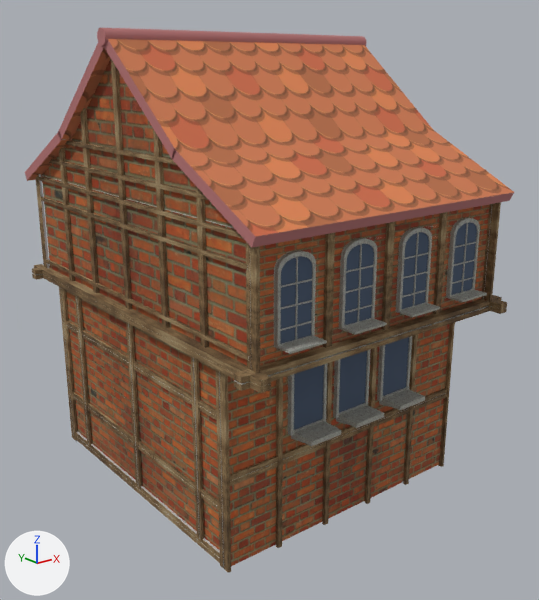
The OBJ model ProyectoFinal/ProyectoFinal/Models/Fachada/Fachada.obj as it was, and as the next commit left it.
The view is the same before and after, from a 50 mm lens placed at (-26.7, -34.4, 24.1), pointed at (1.0, 0.2, 10.2). Arrows for +X, +Y and +Z are at lower left; the lights stay in place. Where no turn or scale is listed for an object, it has been applied to the vertices. Vertices at the same position are counted once.

Before the edit, the objects in view are built like this:
```python
me_fachada = bpy.data.meshes.new('Fachada')
me_fachada.from_pydata(...)  # 2638 vertices, 4439 faces; spans x -9.2..12.2, y -11.5..13.1, z -0.3..25.9
me_fachada.materials.append(mat_fachada_initialshadinggroup)  # grey #bcbcbc
me_fachada.materials.append(mat_fachada_phong1sg)  # picture img_canyon_brown_2x3m_color_png
me_fachada.materials.append(mat_fachada_phong2sg)  # picture img_redbrick_jpg
me_fachada.materials.append(mat_fachada_phong7sg2)  # picture img_wooden_floorboards_seamless_jpg
me_fachada.materials.append(mat_fachada_initialshadinggroup2)  # grey #bcbcbc
me_fachada.materials.append(mat_fachada_initialshadinggroup5)  # grey #bcbcbc
me_fachada.materials.append(mat_fachada_phong5sg)  # picture img_concrete_png
me_fachada.materials.append(mat_fachada_phong6sg)  # picture img_cristal_png
me_fachada.materials.append(mat_fachada_phong3sg)  # picture img_roof_tile_background_vector_jpg
me_fachada.materials.append(mat_fachada_phong4sg)  # pink #b57373
me_fachada.materials.append(mat_fachada_phong7sg)  # picture img_wooden_floorboards_seamless_jpg
me_fachada.materials.append(mat_fachada_phong3sg2)  # picture img_wood_shutter1_jpg
ob_fachada = bpy.data.objects.new('Fachada', me_fachada)
ob_fachada.location = (0.0, 0.0, 0.0)
```
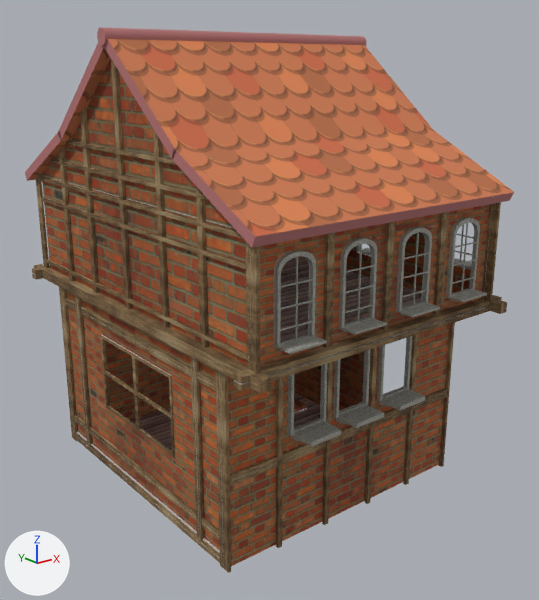
The change, as a list of edits to the scene's bpy script:
```text
Add mat_initialshadinggroup:
    mat_initialshadinggroup = principled_material('initialShadingGroup')
    mat_initialshadinggroup.base_color = (0.5, 0.5, 0.5)  # grey #bcbcbc
    mat_initialshadinggroup.roughness = 0.866
Change me_fachada:
    used by ob_fachada; location = (0.0, 0.0, 0.0)
    remove me_fachada.from_pydata(...)  # 2638 vertices, 4439 faces; spans x -9.2..12.2, y -11.5..13.1, z -0.3..25.9
    add me_fachada.from_pydata(...)  # 2558 vertices, 4341 faces; spans x -9.2..12.2, y -11.5..13.1, z -0.3..25.9
    me_fachada part 1: the loose piece of 8 vertices spanning x -8.4..-8.3, y -7.6..9.5, z 8.1..8.3 is moved by (0.0, 0.0, 1.5)
    me_fachada part 2: the loose piece of 8 vertices spanning x -8.4..-8.3, y -7.6..9.5, z 7.9..8.1 is moved by (0.0, 0.0, 1.5)
    me_fachada part 3: the loose piece of 8 vertices spanning x -8.4..-8.3, y -7.6..9.5, z 2.9..3.1 is moved by (0.0, 0.0, -1.7)
    me_fachada part 4: the loose piece of 8 vertices spanning x -8.4..-8.3, y -7.6..9.5, z 3.1..3.4 is moved by (0.0, 0.0, -1.7)
    me_fachada part 5: the loose piece of 16 vertices spanning x -4.4..-2.0, y -8.3..-8.0, z 6.1..10.4 is copied, and the copy is scaled about its middle by (0.0608, 13.6, 1.13), then moved by (-5.0, 10.9, -1.9); it spans x -8.3..-8.2, y 0.8..4.7, z 4.0..8.7
    me_fachada part 6: a new loose piece of 16 vertices spanning x -8.3..-8.2, y -3.2..0.7, z 4.0..8.7
    me_fachada part 7: 16 loose pieces with 128 vertices, spanning x -6.8..8.4, y -10.3..10.9, z 6.3..17.0, are deleted
    me_fachada part 8: 17 vertices removed from x -8.4..-8.2, y -1.9..1.1, z 0.3..10.9; 41 vertices added at x -8.3..-8.2, y -3.1..4.6, z 4.0..8.7
    me_fachada part 9: 4 vertices moved within x -1.1..1.0, y -8.1, z 6.3..10.2; 8 vertices removed from x -1.1..1.0, y -8.2..-8.1, z 6.3..10.2
    me_fachada part 10: 2 faces spanning x -8.4..-8.3, y 11.8, z 11.3..17.6 switch from mat_fachada_initialshadinggroup (grey #bcbcbc) to mat_fachada_phong1sg (picture img_canyon_brown_2x3m_color_png)
    remove me_fachada.materials.append(mat_fachada_phong6sg)  # picture img_cristal_png
    add me_fachada.materials.append(mat_initialshadinggroup)  # grey #bcbcbc
```

Pixel boxes (x1, y1, x2, y2) of what changed, in the pictures (539 x 600 px; the box of a moved part takes in the faces that stretch with it):
part 1 of me_fachada, moved or reshaped: before (66, 321, 217, 416); after (65, 299, 216, 387)
part 2 of me_fachada, moved or reshaped: before (67, 325, 217, 420); after (65, 303, 216, 391)
part 3 of me_fachada, moved or reshaped: before (73, 396, 219, 511); after (75, 419, 219, 540)
part 4 of me_fachada, moved or reshaped: before (72, 392, 219, 507); after (75, 415, 219, 536)
part 5 of me_fachada, added (brown): after (101, 335, 138, 431)
part 6 of me_fachada, added (brown): after (133, 354, 175, 458)
part 7 of me_fachada, deleted (blue): before (280, 222, 477, 430)
part 8 of me_fachada, built on: before (66, 59, 197, 531); after (66, 291, 197, 531)
part 9 of me_fachada, cut back (blue): before (339, 351, 367, 413)
part 10 of me_fachada, recoloured (grey to brown): (39, 174, 49, 268) in both
